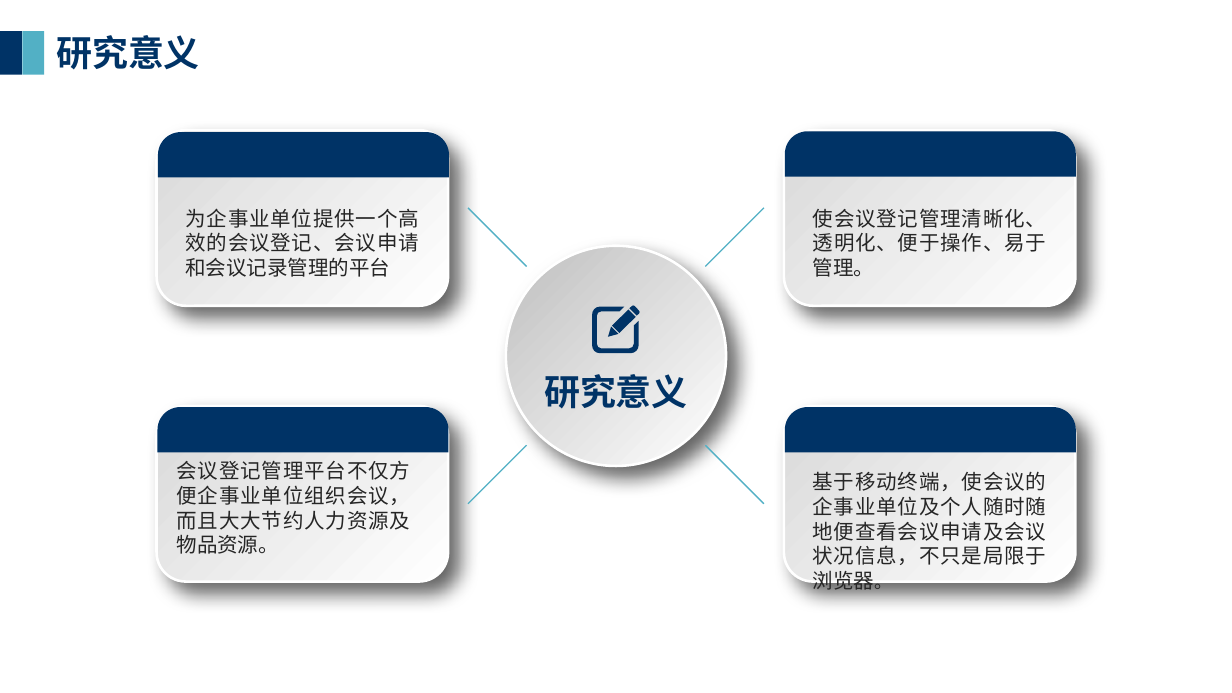
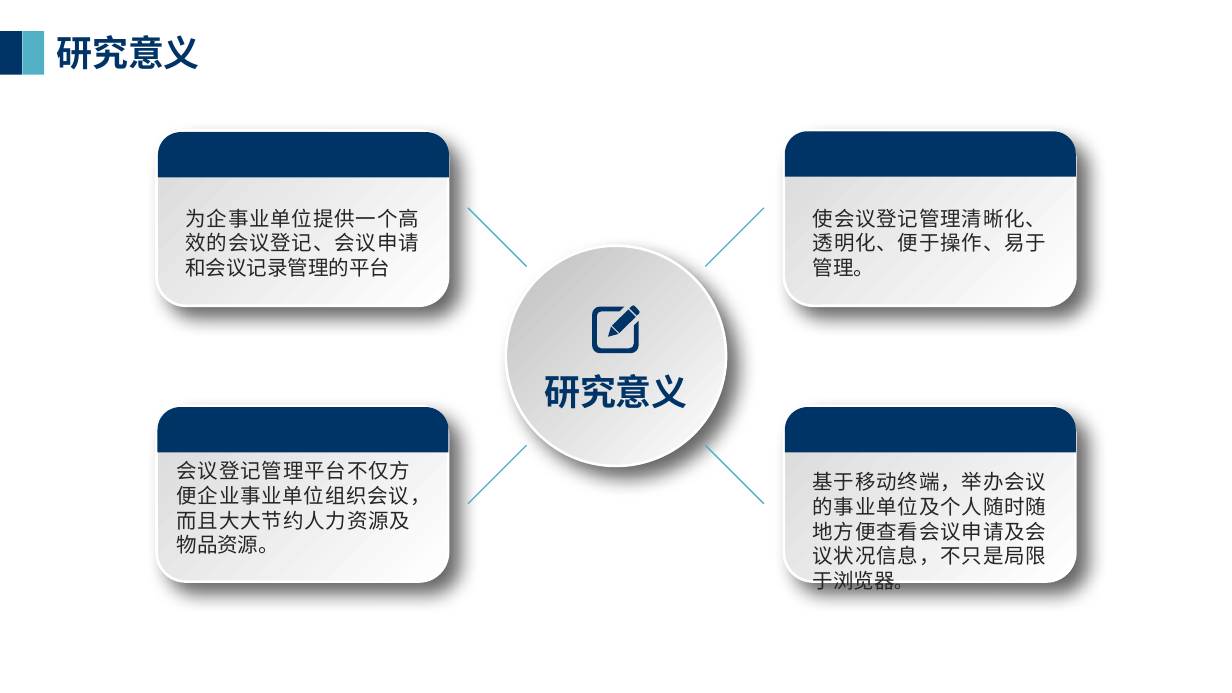
Before and after one commit to wangmingxue126/20151104796_wangmingxue, a slide deck: slide 7 of 开题报告/开题报告.pptx. Drawn at 1232x693 pixels with LibreOffice and Linux fonts; fonts in the diff are those of the drawing; background and template pictures are left out. Boxes give left, top, right and bottom in pixels: in the first picture for what was removed or moved away, otherwise in the second. Text is boxed around its words. In the diff, an @@ line names an element or a change of style, - is before the commit and + after.

```diff
--- a/开题报告/开题报告.pptx
+++ b/开题报告/开题报告.pptx
@@ text at box(177, 461, 431, 554): text changed @@
-会议登记管理平台不仅方便企事业单位组织会议，而且大大节约人力资源及物品资源。
+会议登记管理平台不仅方便企业事业单位组织会议，而且大大节约人力资源及物品资源。
@@ text at box(813, 471, 1047, 593): text changed @@
-基于移动终端，使会议的企事业单位及个人随时随地便查看会议申请及会议状况信息，不只是局限于浏览器。
+基于移动终端，举办会议的事业单位及个人随时随地方便查看会议申请及会议状况信息，不只是局限于浏览器。
```
Also in this commit, not shown: 2 other slides changed, 1 other file.
